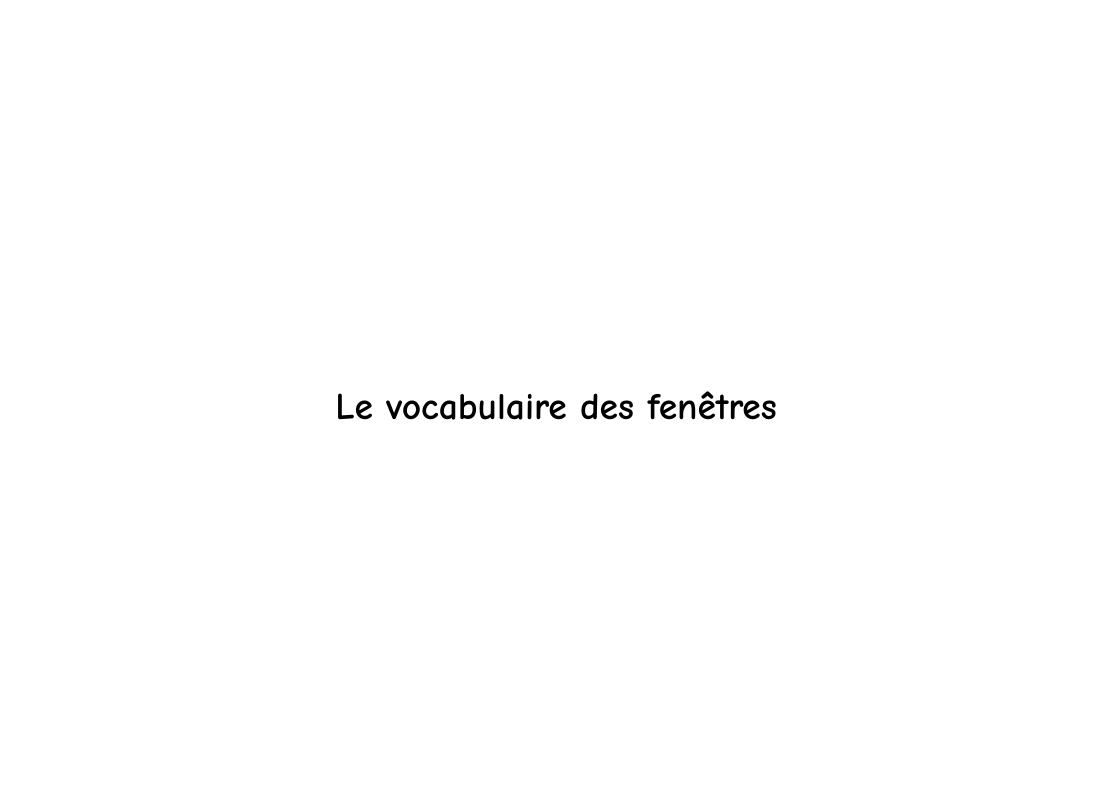
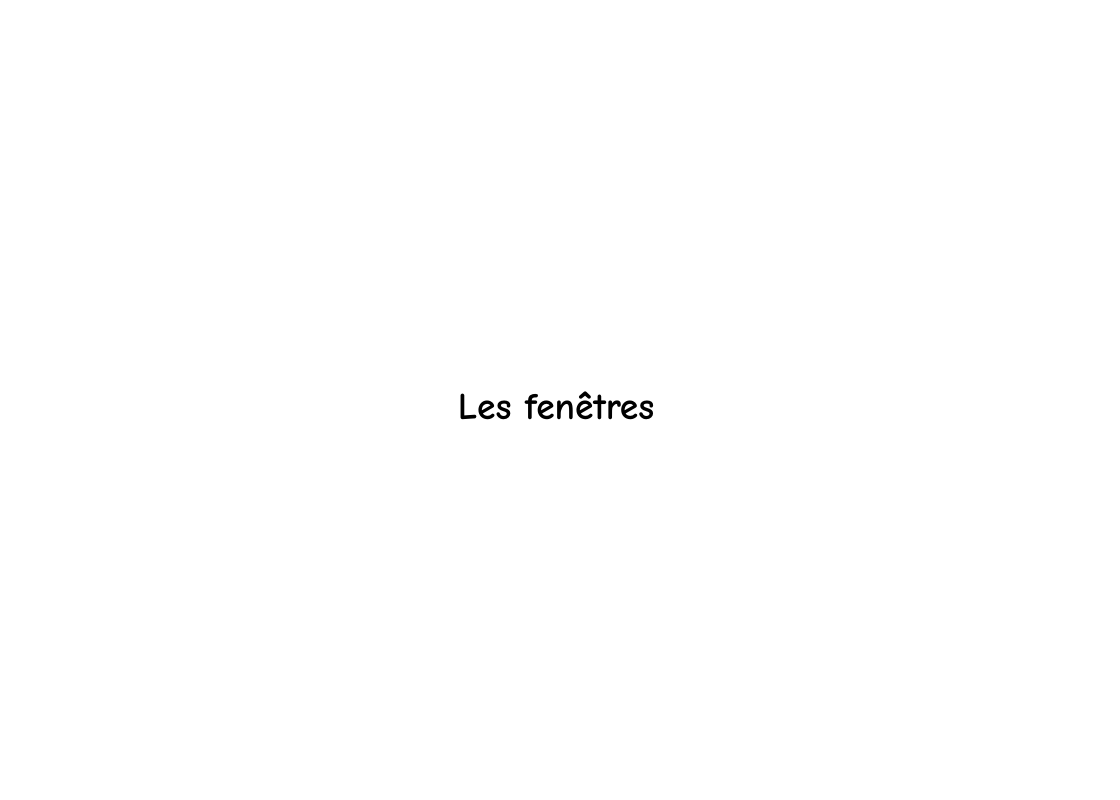
Before and after one commit to kduchevreuil/Cours-Menuiserie, a slide deck: slide 2 of Dossier Fenetre Volet/Dossier Fenetre Volet.pptx. Drawn at 1120x800 pixels with LibreOffice and Linux fonts; fonts in the diff are those of the drawing. Boxes give left, top, right and bottom in pixels: in the first picture for what was removed or moved away, otherwise in the second. Text is boxed around its words. In the diff, an @@ line names an element or a change of style, - is before the commit and + after.

```diff
--- a/Dossier Fenetre Volet/Dossier Fenetre Volet.pptx
+++ b/Dossier Fenetre Volet/Dossier Fenetre Volet.pptx
@@ text in rectangle at (458, 391, 654, 420): text changed @@
-Le vocabulaire des fenêtres
+Les fenêtres
```
Also in this commit, not shown: 2 other slides changed, 1 slide added, 7 other files.
